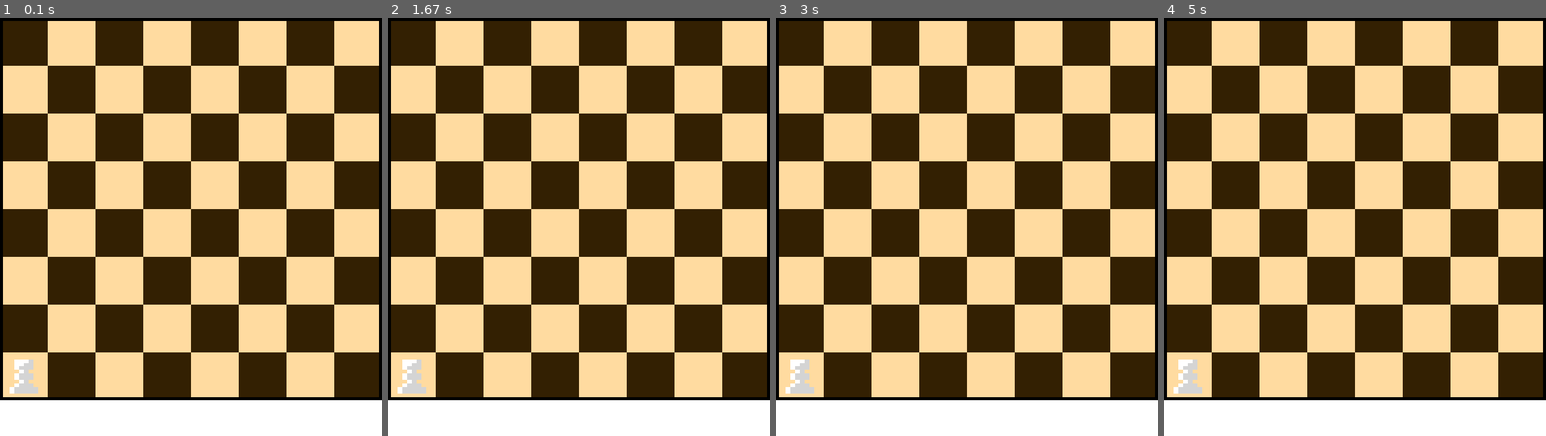
Above: before the commit, frames 1-4 (left to right).
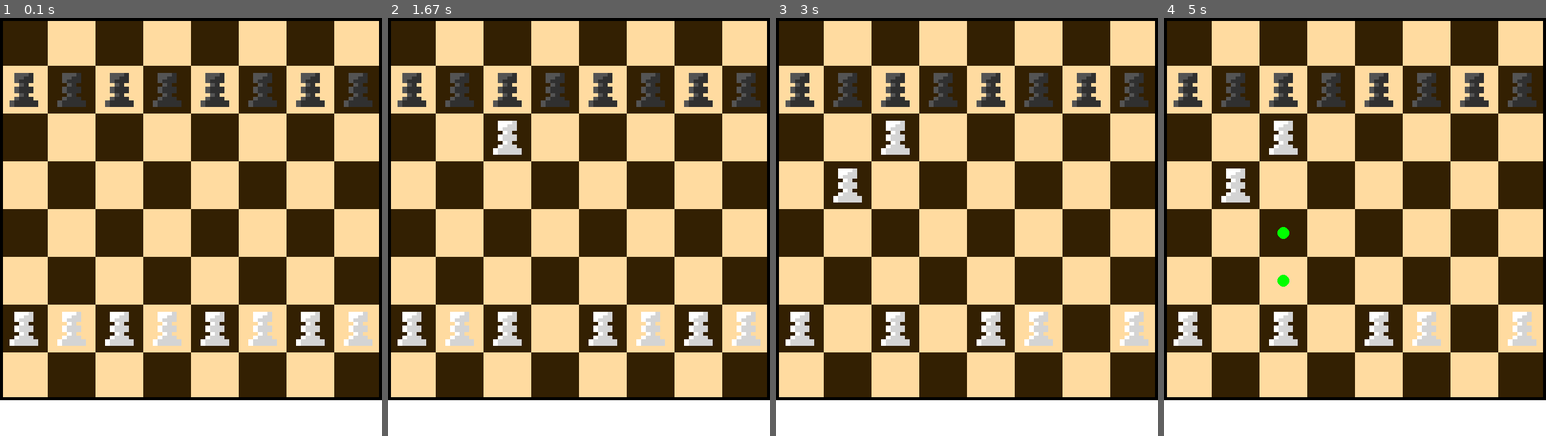
Above: after the commit, the same moments.

Repository: Acidicts/Pygame-Chess
Game: pygame game, started from main.py
Same seed, same stepped clock (60 frames per second), same inputs: the game is played once before the commit and once after it.
Inputs (mouse positions are in pixels of both pictures, inside the frame that each line leads up to):
- Up to frame 1 (0.1 s): no input
- Up to frame 2 (1.67 s): press the mouse at (410, 43) at 0.37 s; move the mouse to (437, 101) at 0.47 s; release the mouse at (460, 164) at 0.6 s; press the mouse at (410, 43) at 0.7 s; move the mouse to (445, 55) at 0.8 s; release the mouse at (479, 72) at 0.93 s; press the mouse at (410, 43) at 1.03 s; move the mouse to (487, 189) at 1.13 s; release the mouse at (559, 335) at 1.27 s; press the mouse at (410, 43) at 1.37 s; move the mouse to (456, 101) at 1.47 s; release the mouse at (498, 160) at 1.6 s
- Up to frame 3 (3 s): click (840, 310) at 1.72 s; press the mouse at (840, 310) at 2.03 s; move the mouse to (833, 256) at 2.13 s; release the mouse at (825, 197) at 2.27 s; press the mouse at (798, 43) at 2.37 s; move the mouse to (955, 176) at 2.47 s; release the mouse at (1108, 310) at 2.6 s; press the mouse at (798, 43) at 2.7 s; move the mouse to (955, 59) at 2.8 s; release the mouse at (1112, 72) at 2.93 s
- Up to frame 4 (5 s): press the mouse at (1186, 43) at 4.53 s; move the mouse to (1236, 185) at 4.63 s; release the mouse at (1282, 331) at 4.77 s; press the mouse at (1186, 43) at 4.87 s; move the mouse to (1228, 55) at 4.97 s

The runs differ from the first frame. In frame 1, 6.9% of the frame differs, in the area x 2-98%, y 13-90%; in frame 2, 6.9%; in frame 3, 6.5%; in frame 4, 6.6%.

Commit message:
Commit 2

Diff:
--- a/classes.py
+++ b/classes.py
@@ -1,26 +1,39 @@
 import pygame
 
-class Piece():
+from grid import get_grid_square
+
+
+class Piece:
     def __init__(self, x, y, image):
         self.x = x
         self.y = y
+        self.rect = pygame.Rect(x, y, 80, 80)
         self.image = image
         self.selected = False
+        self.white_moves = []  # This should contain tuples of grid coordinates
+        self.black_moves = []  # This should contain tuples of grid coordinates
 
     def draw(self, screen):
         screen.blit(self.image, (self.x, self.y))
         if self.selected:
-            self.show_moves()
+            self.show_moves(screen)
 
-    def move(self, x, y):
-        self.x = x
-        self.y = y
+    def move(self, pos):
+        if self.selected:
+            grid_pos = get_grid_square(pos)
+            valid_moves = self.white_moves if self.direction == 1 else self.black_moves
+            for move in valid_moves:
+                if grid_pos == move:
+                    self.x, self.y = move[0] * 80, move[1] * 80
+                    self.rect.topleft = (self.x, self.y)
+                    break  # Exit the loop once the move is made
 
-    def show_moves(self):
+    def show_moves(self, screen):
         pass
 
-    def clicked(self, x, y):
-        return self.x <= x <= self.x + self.image.get_width() and self.y <= y <= self.y + self.image.get_height()
+    def clicked(self, pos):
+        return self.rect.collidepoint(pos)
+
 
 class Void(Piece):
     def __init__(self, x, y):
@@ -29,11 +42,24 @@
     def draw(self, screen):
         pass
 
+    def move(self, pos):
+        pass
+
+
 class Pawn(Piece):
     def __init__(self, x, y, image):
         super().__init__(x, y, image)
         self.first_move = True
+        self.direction = 0
+        self.black_moves = [self.rect.center[0], self.y + 40 + 80, self.rect.center[0], self.y + 40 + 160]
+        self.white_moves = [self.rect.center[0], self.y + 40 - 80, self.rect.center[0], self.y + 40 - 160]
 
-    def show_moves(self):
-        pygame.draw.circle(screen, (0, 255, 0), (self.x + 40, self.y + 40), 10)
-        pygame.draw.circle(screen, (255, 0, 0), (self.x + 40, self.y + 120), 10)
+    def show_moves(self, screen):
+        if self.direction == -1:
+            pygame.draw.circle(screen, (0, 255, 0), self.moves[0], 10)
+            if self.first_move:
+                pygame.draw.circle(screen, (0, 255, 0), (self.rect.center[0], self.y + 40 + 160), 10)
+        elif self.direction == 1:
+            pygame.draw.circle(screen, (0, 255, 0), (self.rect.center[0], self.y + 40 - 80), 10)
+            if self.first_move:
+                pygame.draw.circle(screen, (0, 255, 0), (self.rect.center[0], self.y + 40 - 160), 10)
--- /dev/null
+++ b/grid.py
@@ -0,0 +1,11 @@
+
+def init(screen):
+    WIDTH, HEIGHT = screen.width, screen.height
+
+
+def get_grid_square(pos):
+    if not isinstance(pos, tuple) or len(pos) != 2:
+        raise ValueError("Input must be a tuple with two elements (x, y).")
+    x, y = pos
+    grid_x, grid_y = x // 80, y // 80
+    return grid_x, grid_y
--- a/main.py
+++ b/main.py
@@ -30,11 +30,17 @@
             "king": load_image("black_king.png"),
         }
         self.board = []
+
         for i in range(8):
-            for j in range(8):
-                self.board.append(Void(i * 80, j * 80))
-        for tile in self.board:
-            tile = Pawn(0, self.board.index(tile) * 80, self.white_assets["pawn"])
+            for j in range(7):
+                if j == 6:
+                    self.board.append(Pawn(i * 80, j * 80, self.white_assets["pawn"]))
+                    self.board[-1].direction = 1
+                elif j == 1:
+                    self.board.append(Pawn(i * 80, j * 80, self.black_assets["pawn"]))
+                    self.board[-1].direction = -1
+                else:
+                    self.board.append(Void(i * 80, j * 80))
 
     def draw_board(self):
         for i in range(8):
@@ -45,8 +51,11 @@
 
     def run(self):
         running = True
+        clock = pygame.time.Clock()
+        selected_piece = None  # Track the currently selected piece
+
         while running:
-
+            clock.tick(60)
             win.fill((255, 255, 255))
             self.draw_board()
 
@@ -54,15 +63,32 @@
                 if event.type == pygame.QUIT:
                     running = False
 
+                if event.type == pygame.MOUSEBUTTONUP and event.button == 1:
+                    pos = pygame.mouse.get_pos()
+                    if selected_piece:
+                        # Move the selected piece to the new location
+                        grid_pos = get_grid_square(pos)
+                        new_x, new_y = grid_pos[0] * 80, grid_pos[1] * 80
+                        selected_piece.x = new_x
+                        selected_piece.y = new_y
+                        selected_piece.rect.topleft = (new_x, new_y)
+                        selected_piece.first_move = False
+                        selected_piece.selected = False
+                        selected_piece = None  # Deselect the piece after moving
+                    else:
+                        # Select a piece
+                        for piece in self.board:
+                            if piece.rect.collidepoint(pos):
+                                piece.selected = True
+                                selected_piece = piece
+                                break  # Stop the loop once the piece is found and selected
+
             for piece in self.board:
-                try:
-                    piece.draw(win)
-                finally:
-                    pass
+                piece.draw(win)
+                if piece.selected:
+                    piece.show_moves(win)
 
-            win.blit(self.white_assets['pawn'], (0, 560))
-
-            pygame.display.update()
+            pygame.display.flip()
 
 
 game = Game()
